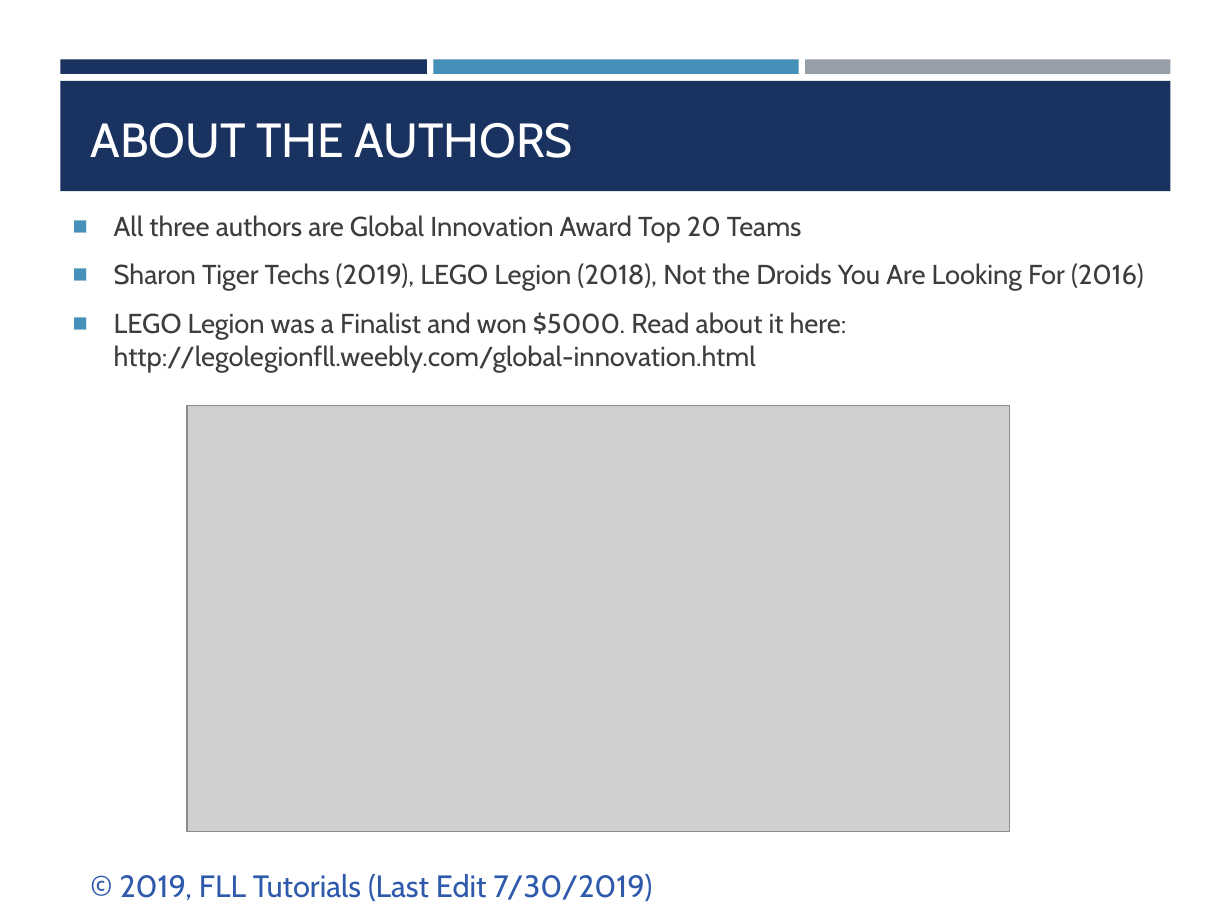
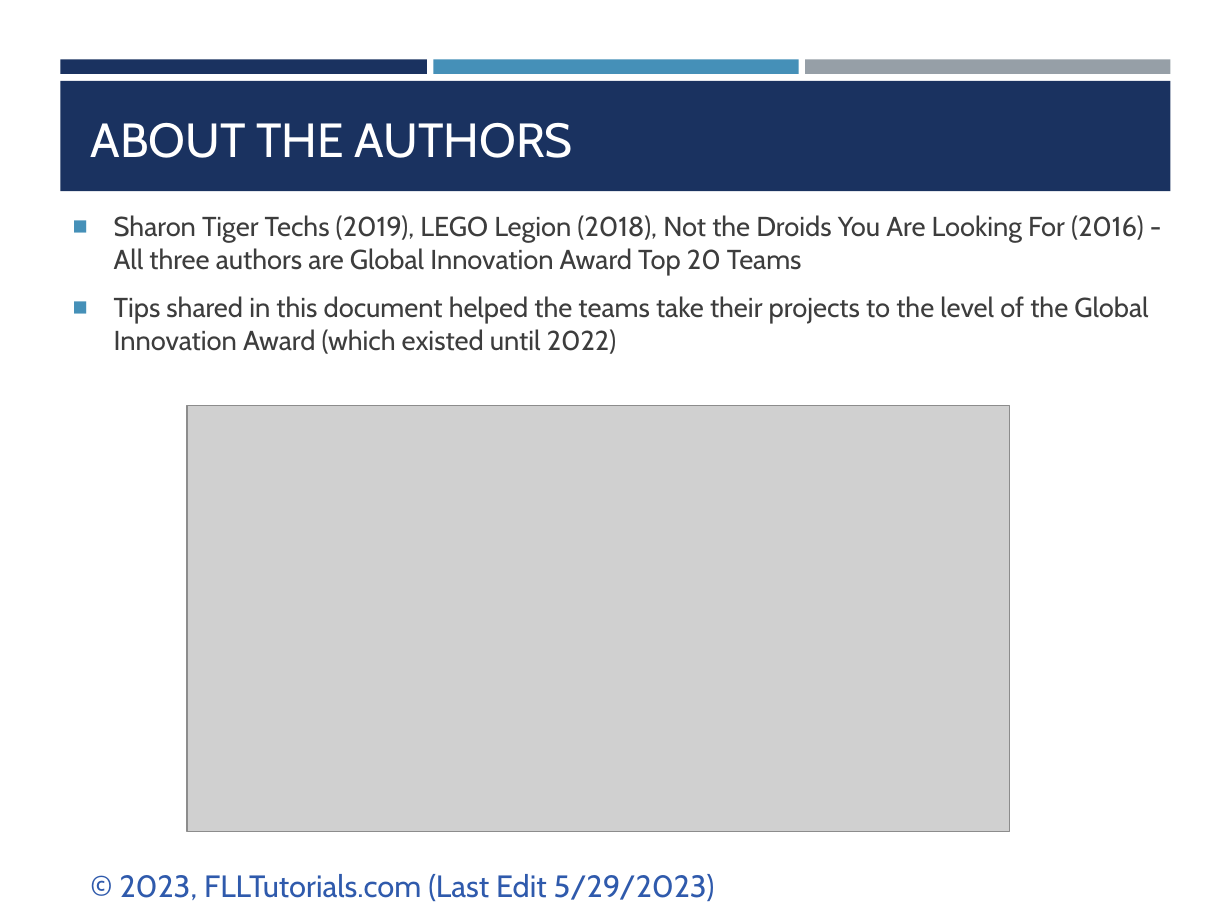
Before and after one commit to ev3lessons/FLL-Tutorials, a slide deck: slide 2 of translations/en-us/Project/ProjectNextLevel.pptx. Drawn at 1232x924 pixels with LibreOffice and Linux fonts; fonts in the diff are those of the drawing; grey boxes stand for pictures. Boxes give left, top, right and bottom in pixels: in the first picture for what was removed or moved away, otherwise in the second. Text is boxed around its words. In the diff, an @@ line names an element or a change of style, - is before the commit and + after.

```diff
--- a/translations/en-us/Project/ProjectNextLevel.pptx
+++ b/translations/en-us/Project/ProjectNextLevel.pptx
@@ text at [114, 215, 1148, 354]: text changed @@
-  ■ All three authors are Global Innovation Award Top 20 Teams
-  ■ Sharon Tiger Techs (2019), LEGO Legion (2018), Not the Droids You Are Looking For (2016)
-  ■ LEGO Legion was a Finalist and won $5000. Read about it here: http://legolegionfll.weebly.com/global-innovation.html
+  ■ Sharon Tiger Techs (2019), LEGO Legion (2018), Not the Droids You Are Looking For (2016) - All three authors are Global Innovation Award Top 20 Teams
+  ■ Tips shared in this document helped the teams take their projects to the level of the Global Innovation Award (which existed until 2022)
@@ text at [120, 874, 715, 901]: text changed @@
-© 2019, FLL Tutorials (Last Edit 7/30/2019)
+© 2023, FLLTutorials.com (Last Edit 5/29/2023)
```
Also in this commit, not shown: 10 other slides changed, 33 other files.
